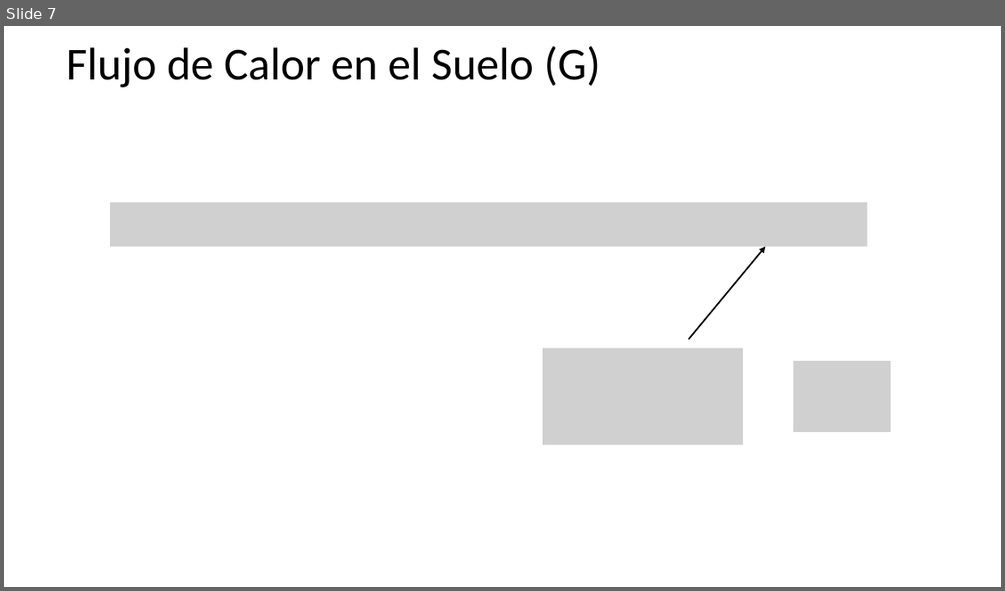
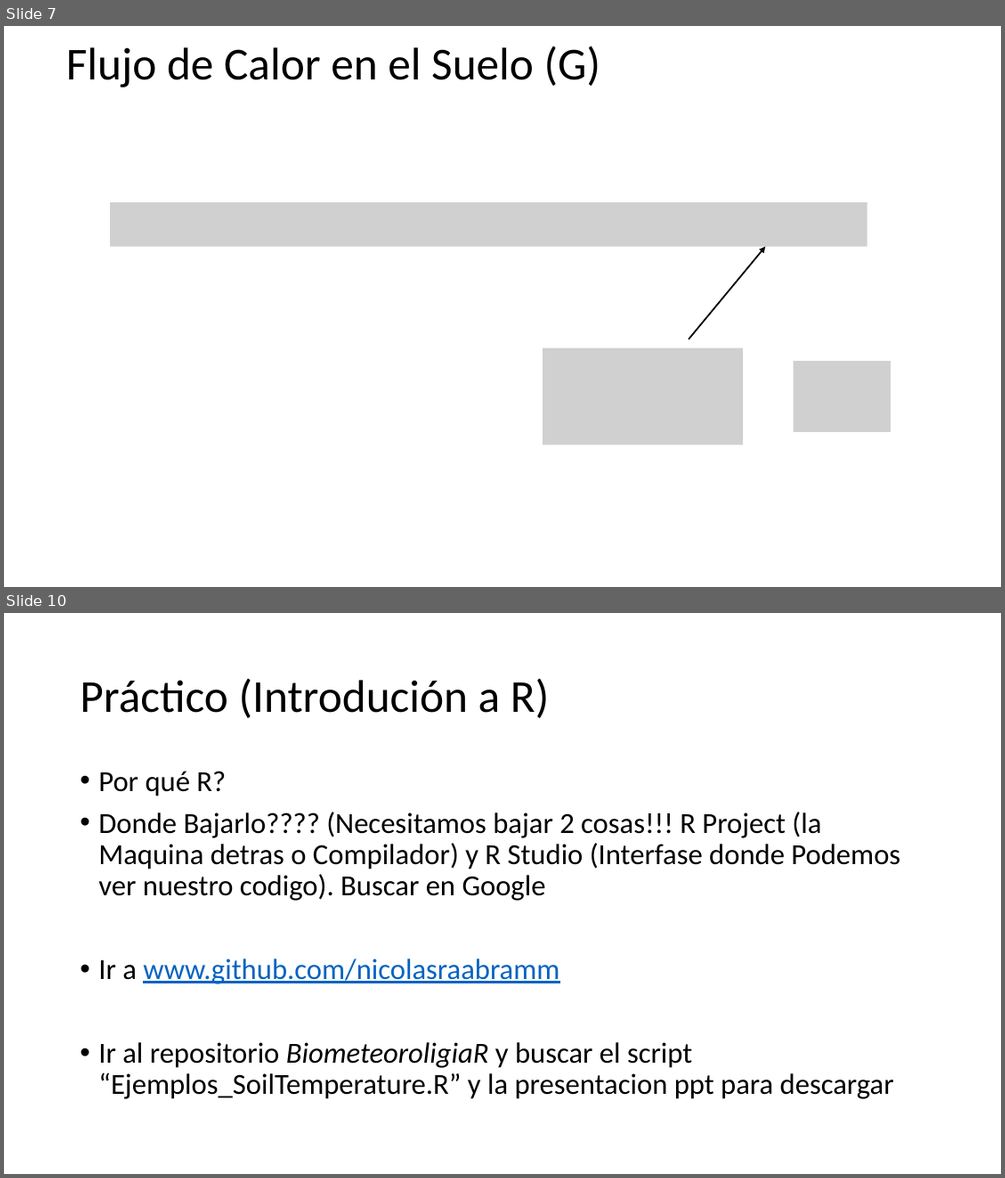
Before and after one commit to nicolasraabramm/BiometeorologiaR, a slide deck: FlujoCalorSuelo.pptx. Shown one above the other, each under a label of ours: slide 7 before the commit, slides 7 and 10 after it; the slides between them are not shown. The pictures are 1005x591 and 1005x1178 pixels, drawn with LibreOffice and Linux fonts; fonts in the diff are those of the drawing; grey boxes stand for pictures. Boxes give left, top, right and bottom in pixels: in the first picture for what was removed or moved away, otherwise in the second. Text is boxed around its words. In the diff, an @@ line names an element or a change of style, - is before the commit and + after.

```diff
--- a/FlujoCalorSuelo.pptx
+++ b/FlujoCalorSuelo.pptx
@@ slide 10 added at (x1=4, y1=613, x2=1001, y2=1174), background #FFFFFF @@
@@ title added at (x1=80, y1=678, x2=549, y2=718), 44 pt, text #000000 @@
+Práctico (Introdución a R)
@@ text added at (x1=98, y1=771, x2=900, y2=1099), 28 pt, text #000000 @@
+• Por qué R?
+• Donde Bajarlo???? (Necesitamos bajar 2 cosas!!! R Project (la Maquina detras o Compilador) y R Studio (Interfase donde Podemos ver nuestro codigo). Buscar en Google
+• Ir a www.github.com/nicolasraabramm
+• Ir al repositorio BiometeoroligiaR y buscar el script “Ejemplos_SoilTemperature.R” y la presentacion ppt para descargar
```
